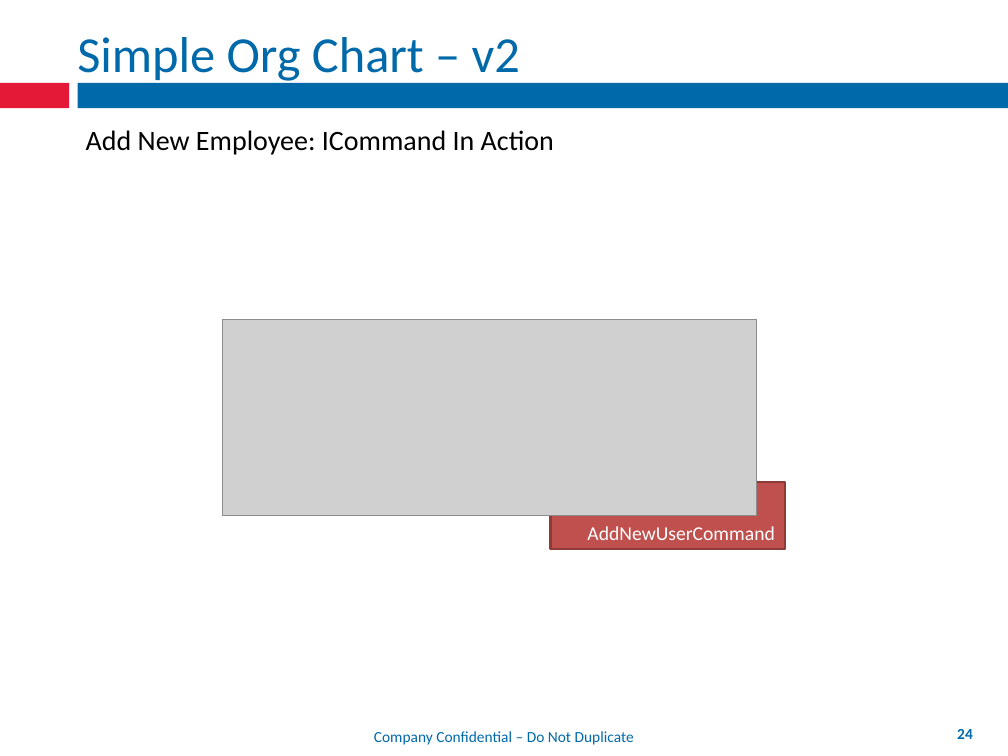
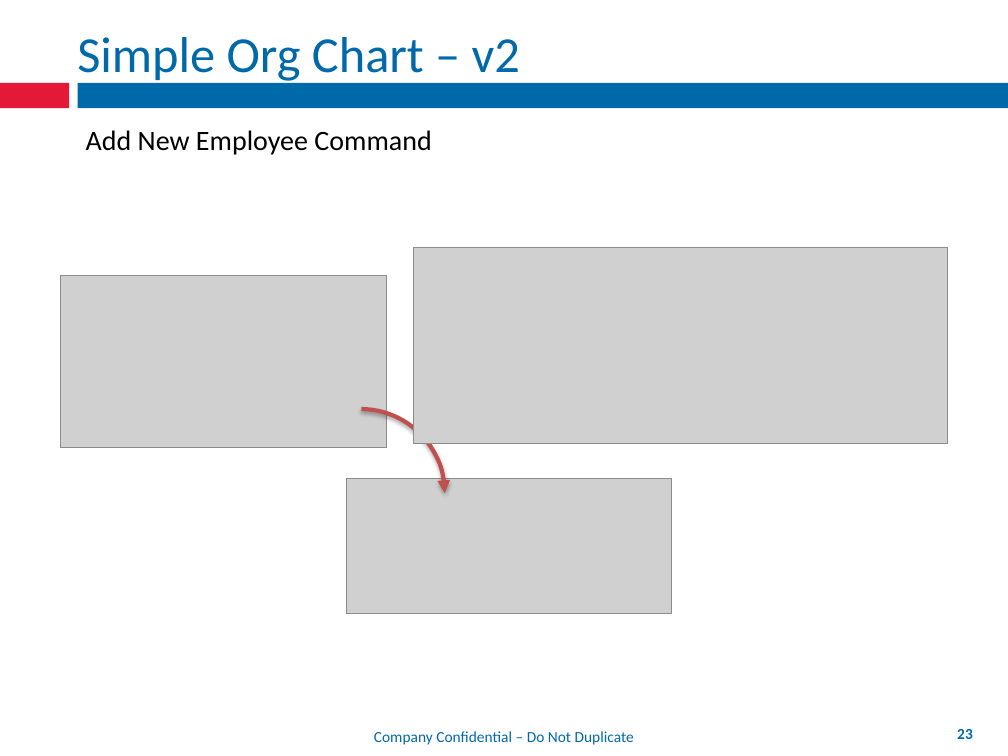
Before and after one commit to mxriverlynn/presentations-and-training, a slide deck: slide 23 of Decoupling Workflow With App Controler/Decoupling Workflow From Forms.pptx (slide 24 before the commit). Drawn at 1008x756 pixels with LibreOffice and Linux fonts; fonts in the diff are those of the drawing; grey boxes stand for pictures; background and template pictures are left out. Boxes give left, top, right and bottom in pixels: in the first picture for what was removed or moved away, otherwise in the second. Text is boxed around its words. In the diff, an @@ line names an element or a change of style, - is before the commit and + after.

Commit message:
working on command pattern and event aggregator slides

```diff
--- a/Decoupling Workflow With App Controler/Decoupling Workflow From Forms.pptx
+++ b/Decoupling Workflow With App Controler/Decoupling Workflow From Forms.pptx
@@ text at (86,130,431,155): text changed @@
-Add New Employee: ICommand In Action
+Add New Employee Command
@@ picture: place and size @@
-picture at (223,320,756,516)
+picture at (413,247,947,444)
@@ picture added at (60,276,386,448) @@
@@ arc (boxed as its full ellipse) added at (276,409,445,578), outline #C0504D 3 pt @@
@@ picture added at (346,479,671,614) @@
@@ rectangle removed at (550,482,785,549) @@
-AddNewUserCommand
@@ page number at (957,729,973,739): text changed @@
-24
+23
```
Also in this commit, not shown: 4 other slides changed, 1 slide removed.
